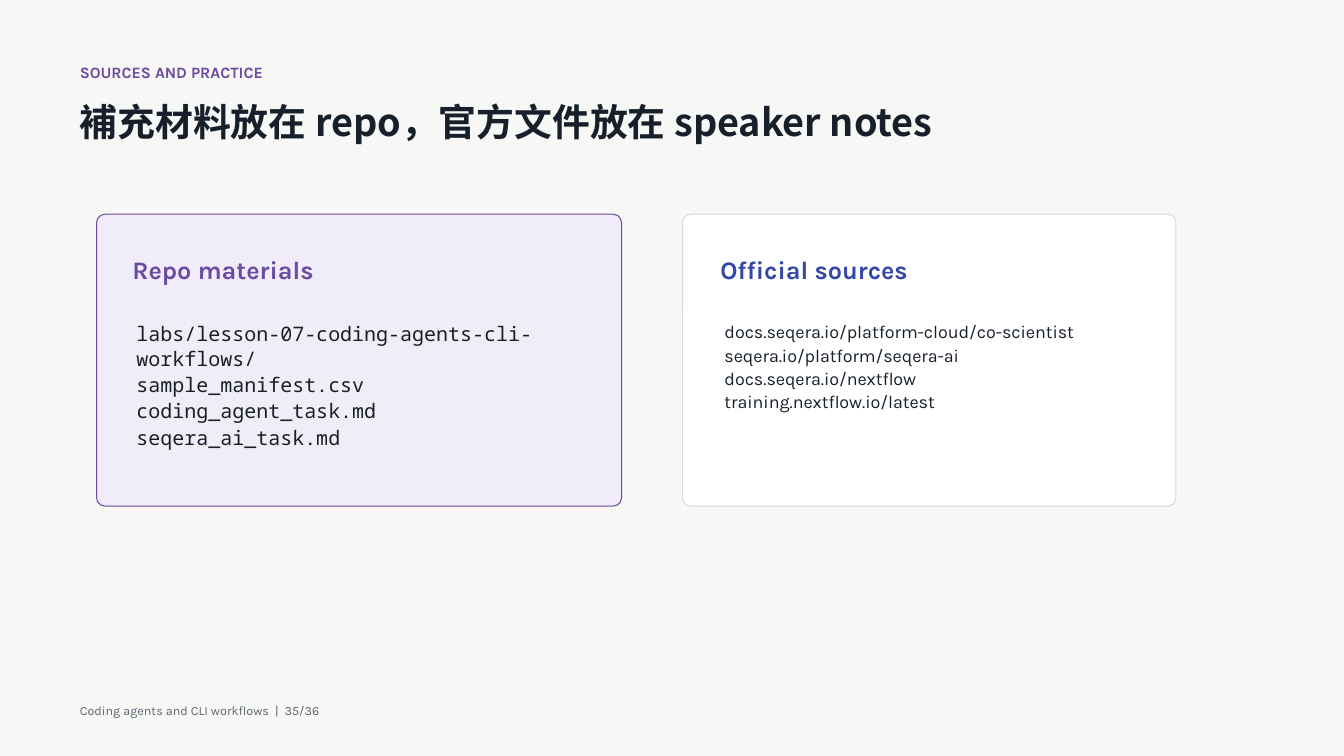
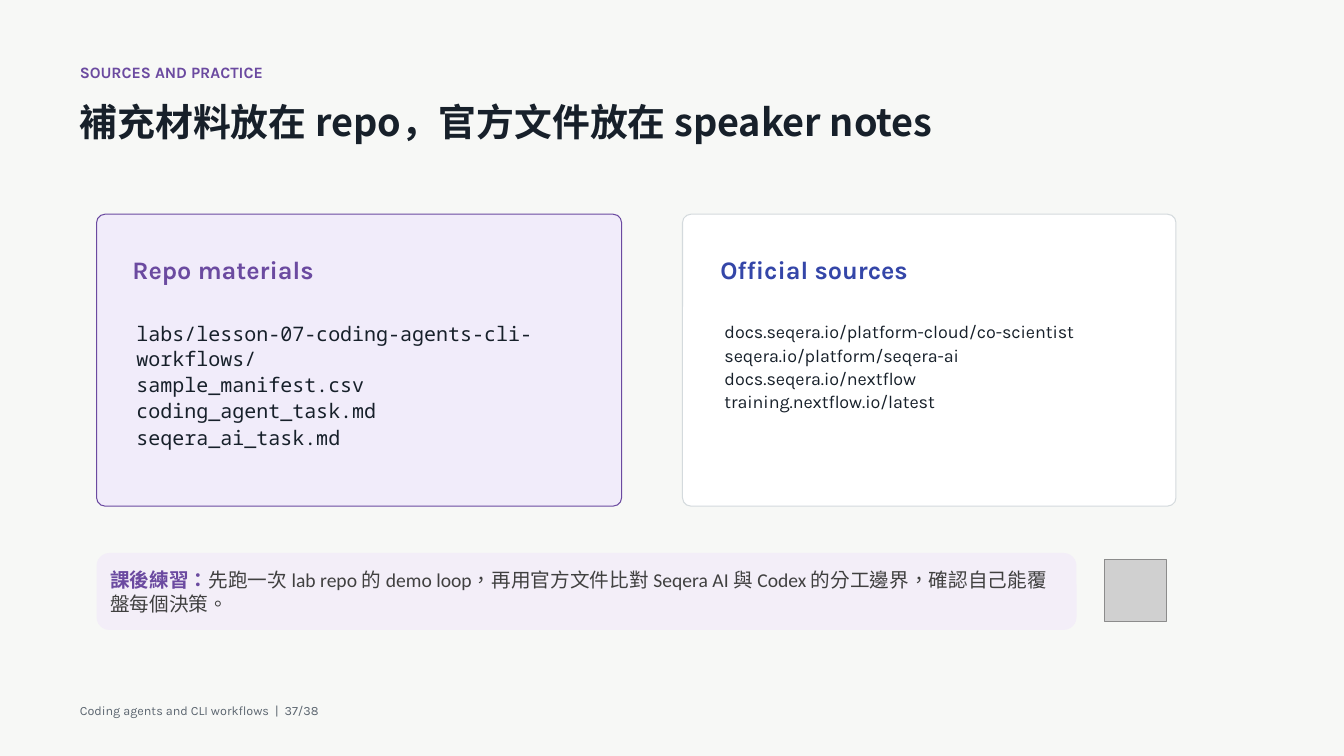
Before and after one commit to godkin1211/LLM_applications_on_BioMedicalData, a slide deck: slide 37 of slides/lesson-07-coding-agents-cli-workflows.pptx (slide 35 before the commit). Drawn at 1344x756 pixels with LibreOffice and Linux fonts; fonts in the diff are those of the drawing; grey boxes stand for pictures. Boxes give left, top, right and bottom in pixels: in the first picture for what was removed or moved away, otherwise in the second. Text is boxed around its words. In the diff, an @@ line names an element or a change of style, - is before the commit and + after.

```diff
--- a/slides/lesson-07-coding-agents-cli-workflows.pptx
+++ b/slides/lesson-07-coding-agents-cli-workflows.pptx
@@ rounded rectangle added at (x1=97, y1=554, x2=1077, y2=630), fill #F3EEF8, 14 pt, text #404040 @@
+課後練習：先跑一次 lab repo 的 demo loop，再用官方文件比對 Seqera AI 與 Codex 的分工邊界，確認自己能覆盤每個決策。
@@ picture added at (x1=1105, y1=561, x2=1167, y2=622) @@
@@ text at (x1=80, y1=706, x2=319, y2=718): text changed @@
-Coding agents and CLI workflows | 35/36
+Coding agents and CLI workflows | 37/38
```
Also in this commit, not shown: 35 other slides changed, 2 slides added, 1 other file.
